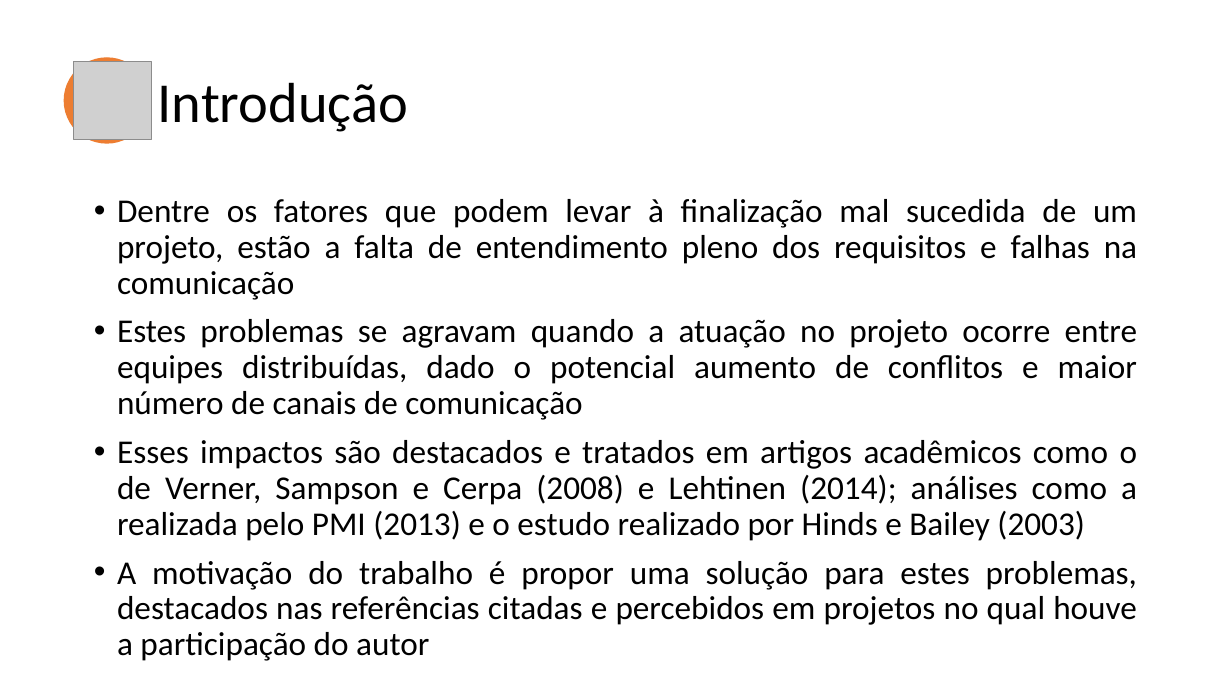
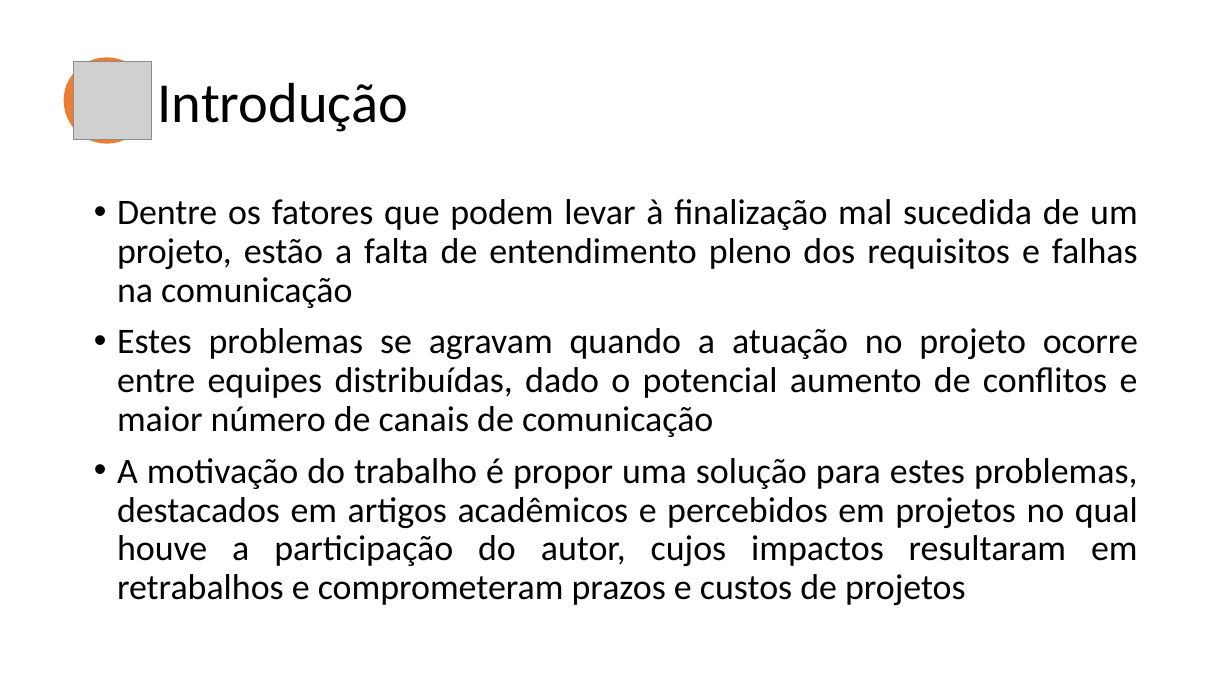
Before and after one commit to giovicente/Monografia-USP, a slide deck: slide 3 of Apresentação Monografia - Giovanni.pptx. Drawn at 1232x693 pixels with LibreOffice and Linux fonts; fonts in the diff are those of the drawing; grey boxes stand for pictures. Boxes give left, top, right and bottom in pixels: in the first picture for what was removed or moved away, otherwise in the second. Text is boxed around its words. In the diff, an @@ line names an element or a change of style, - is before the commit and + after.

```diff
--- a/Apresentação Monografia - Giovanni.pptx
+++ b/Apresentação Monografia - Giovanni.pptx
@@ text at (117,199,1138,437): size 25.9 to 28 pt in "Dentre os fatores que podem levar à ...", "Estes problemas se agravam quando a atuação ..." @@
@@ text at (117,458,1138,605): text changed; size 25.9 to 28 pt @@
-• Esses impactos são destacados e tratados em artigos acadêmicos como o de Verner, Sampson e Cerpa (2008) e Lehtinen (2014); análises como a realizada pelo PMI (2013) e o estudo realizado por Hinds e Bailey (2003)
-• A motivação do trabalho é propor uma solução para estes problemas, destacados nas referências citadas e percebidos em projetos no qual houve a participação do autor
+• A motivação do trabalho é propor uma solução para estes problemas, destacados em artigos acadêmicos e percebidos em projetos no qual houve a participação do autor, cujos impactos resultaram em retrabalhos e comprometeram prazos e custos de projetos
```
Also in this commit, not shown: 3 other slides changed, 1 slide added, 2 other files.
